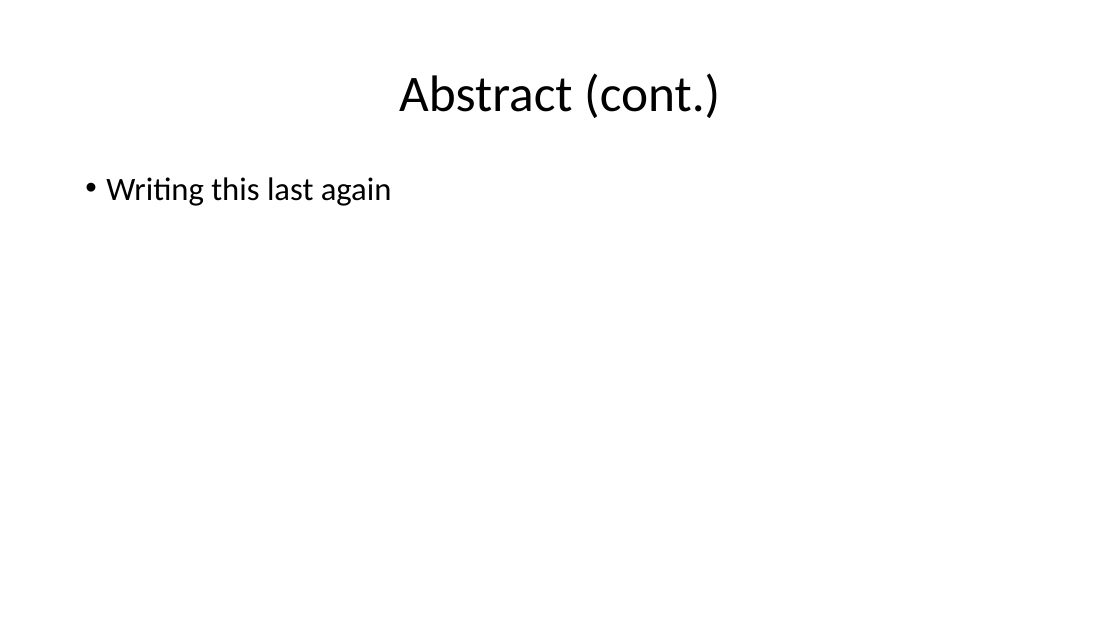
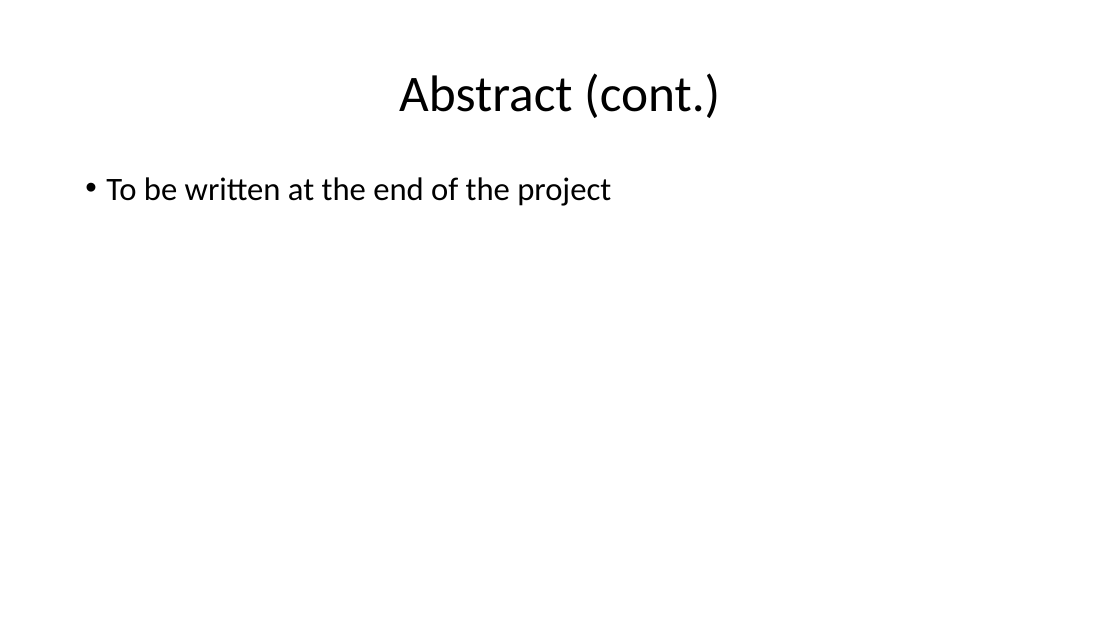
Before and after one commit to Iotaslair/DM-ML-Personal-Project, a slide deck: slide 3 of Presentation.pptx. Drawn at 1120x630 pixels with LibreOffice and Linux fonts; fonts in the diff are those of the drawing. Boxes give left, top, right and bottom in pixels: in the first picture for what was removed or moved away, otherwise in the second. Text is boxed around its words. In the diff, an @@ line names an element or a change of style, - is before the commit and + after.

```diff
--- a/Presentation.pptx
+++ b/Presentation.pptx
@@ text at box(106, 177, 611, 206): text changed @@
-• Writing this last again
+• To be written at the end of the project
```
Also in this commit, not shown: 11 other slides changed, 1 slide added, 1 other file.
